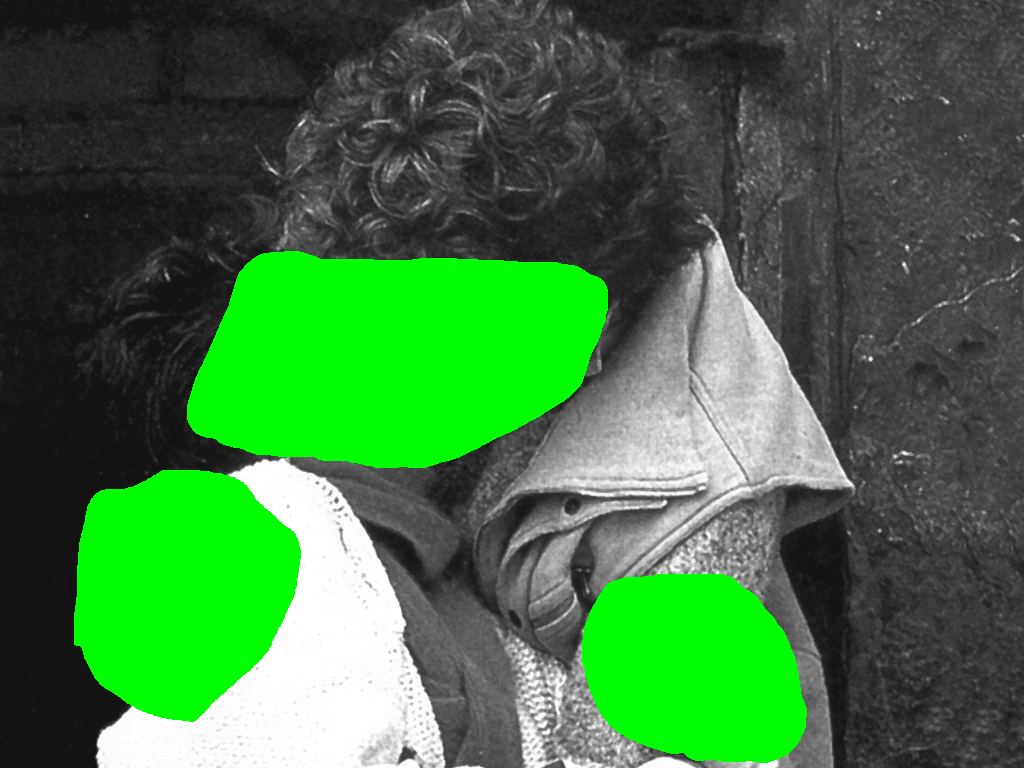
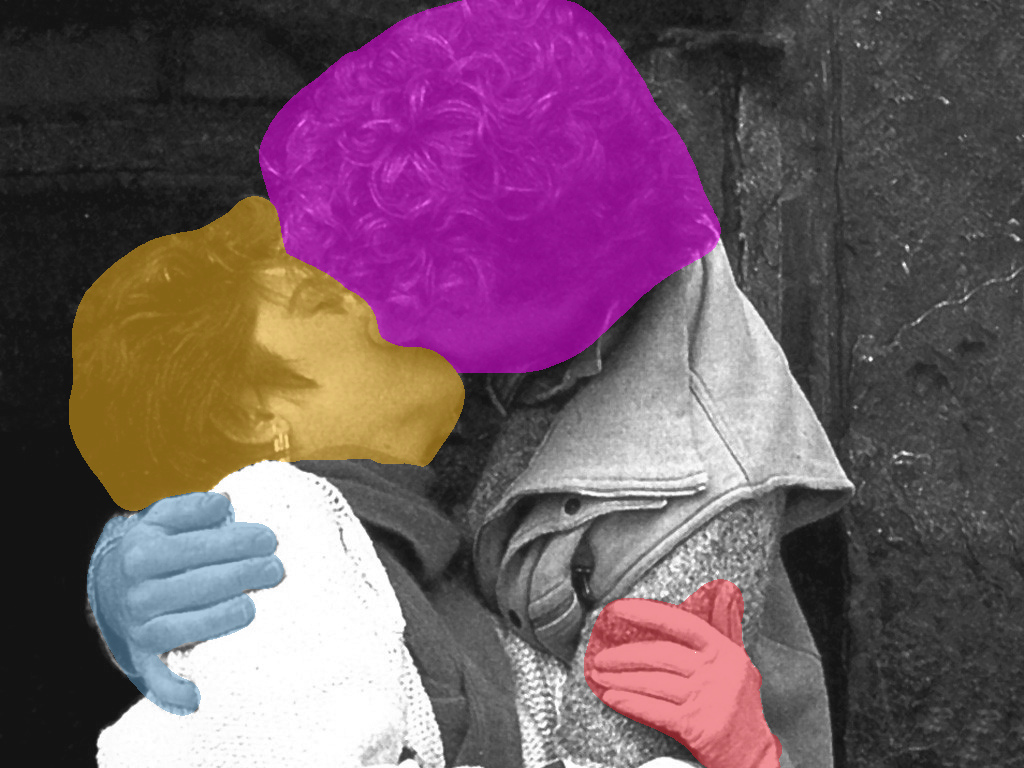
Comparing the layer stacks of the two 1024px x 768px images. Changes:
added layer "4" (50%) above "3" over <box>259,0,721,373</box>
"3": opacity 100% → 50%, painted on it over <box>69,196,465,722</box>
"2": opacity 100% → 50%, painted on it over <box>582,574,807,768</box>
"1": opacity 100% → 50%, painted on it over <box>87,251,608,716</box>
